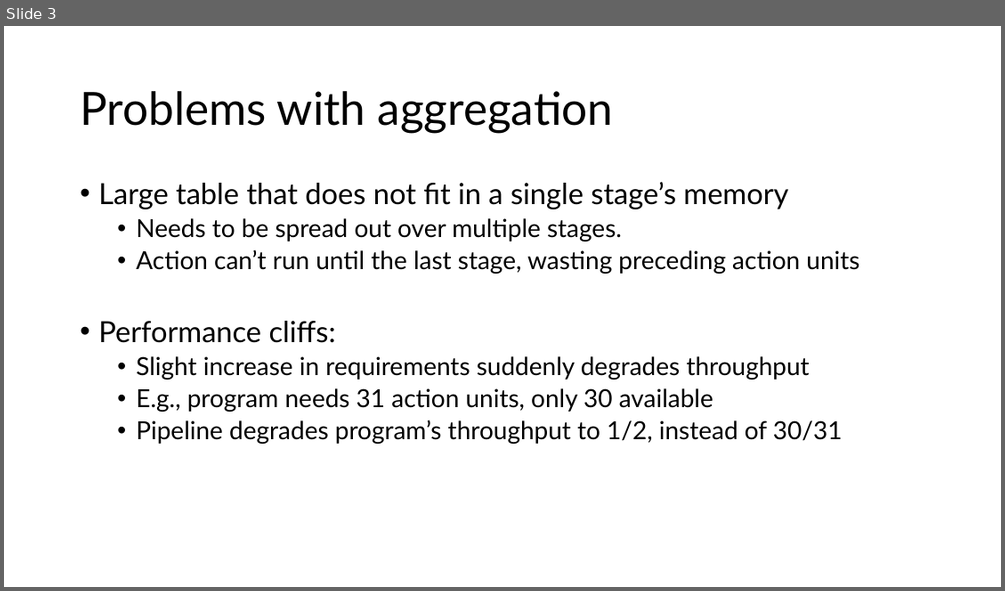
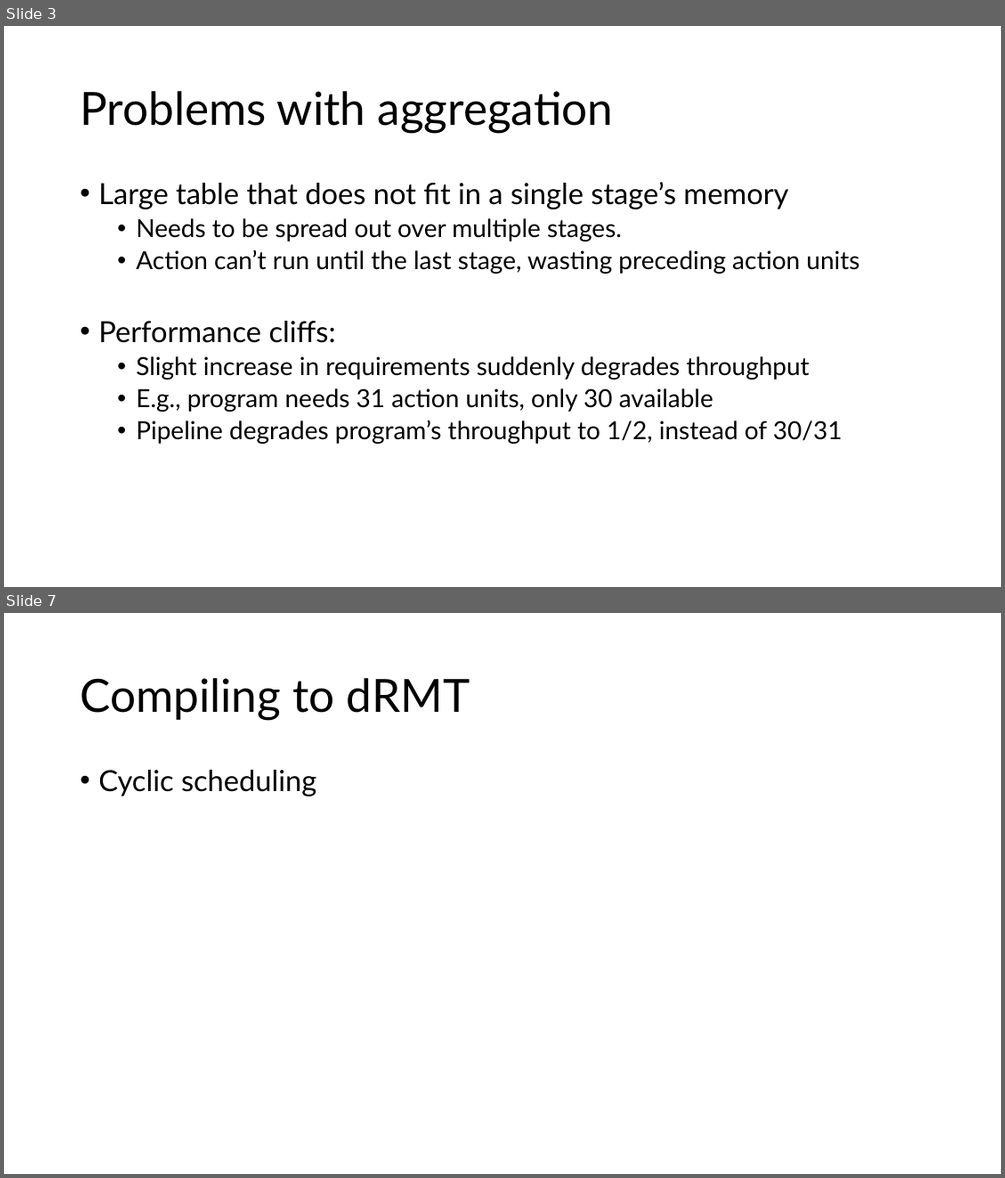
Before and after one commit to anirudhSK/drmt_talk, a slide deck: drmt.pptx. Shown one above the other, each under a label of ours: slide 3 before the commit, slides 3 and 7 after it; the slides between them are not shown. The pictures are 1005x591 and 1005x1178 pixels, drawn with LibreOffice and Linux fonts; fonts in the diff are those of the drawing. Boxes give left, top, right and bottom in pixels: in the first picture for what was removed or moved away, otherwise in the second. Text is boxed around its words. In the diff, an @@ line names an element or a change of style, - is before the commit and + after.

```diff
--- a/drmt.pptx
+++ b/drmt.pptx
@@ slide 7 added at (4, 613, 1001, 1174), background #FFFFFF @@
@@ title added at (80, 678, 469, 720), 44 pt, text #000000 @@
+Compiling to dRMT
@@ text added at (98, 770, 316, 796), 28 pt, text #000000 @@
+• Cyclic scheduling
```
Also in this commit, not shown: 1 slide changed, 4 other slides added.
